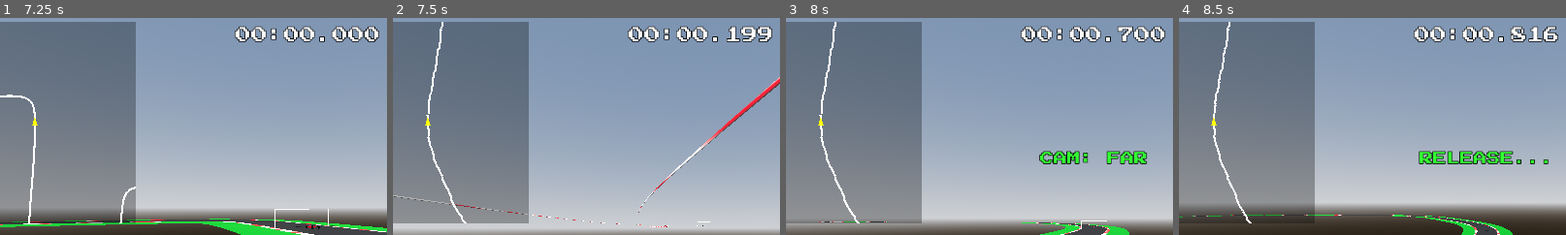
Above: before the commit, frames 1-4 (left to right).
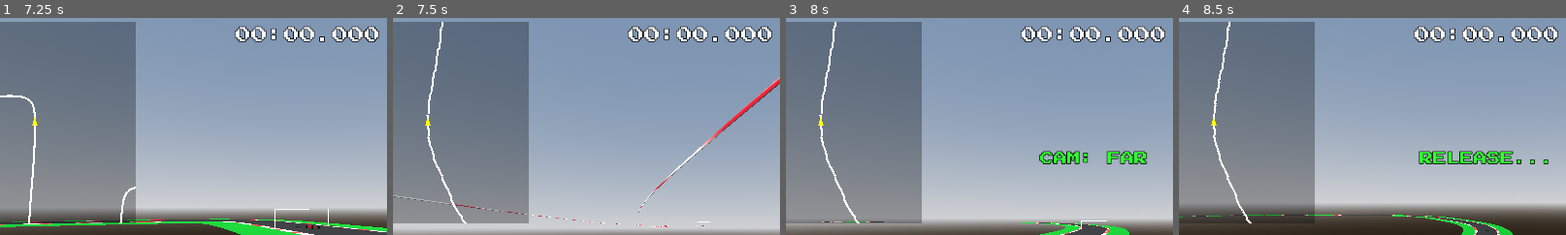
Above: after the commit, the same moments.

Repository: JosePedroDias/godot-trial-maniac
Game: Godot game, scene res://scenes/boot.tscn
The game is run twice, just before and just after one commit, with the same random seed, the same clock (stepped at 60 frames per second) and the same inputs.
Inputs (mouse positions are % of the whole screen's width and height, from its top left):
- Up to frame 1 (7.25 s): tap Enter at 0.5 s; move the mouse to (72, 45) at 0.52 s; hold Right (ui_right) 0.53-1.28 s; tap R at 0.6, 3.05, 3.6, 6.05 s; click (72, 45) at 0.67 s; tap 5 at 0.8, 1.35, 3.8, 4.35, 6.8 s; move the mouse to (30, 55) at 1.27 s; hold Down (ui_down) 1.28-2.03 s; tap C at 1.55, 2.1, 4.55, 5.1 s; move the mouse to (60, 28) at 2.02 s; hold Right (ui_right) 2.03-2.78 s; tap 6 at 2.3, 2.85, 5.3, 5.85 s; move the mouse to (45, 70) at 2.77 s; hold Up (ui_up) 2.78-3.53 s; click (45, 70) at 2.92 s; move the mouse to (80, 65) at 3.52 s; hold Left (ui_left) 3.53-5.03 s; move the mouse to (20, 35) at 4.27 s; move the mouse to (55, 50) at 5.02 s; hold Down (ui_down) 5.03-5.78 s; click (55, 50) at 5.17 s; move the mouse to (35, 25) at 5.77 s; hold Right (ui_right) 5.78-6.53 s; move the mouse to (72, 45) at 6.52 s; hold Up (ui_up) from 6.53 s (still down); tap 1 at 6.6 s
- Up to frame 2 (7.5 s): move the mouse to (30, 55) at 7.27 s; release Up (ui_up) at 7.28 s; hold Right (ui_right) from 7.28 s (still down); tap 2 at 7.35 s; click (30, 55) at 7.42 s
- Up to frame 3 (8 s): keep holding Right (ui_right); tap C at 7.55 s
- Up to frame 4 (8.5 s): move the mouse to (60, 28) at 8.02 s; release Right (ui_right) at 8.03 s; hold Down (ui_down) from 8.03 s (still down); tap 3 at 8.1 s; tap 6 at 8.3 s
The pictures show only the part of the screen within x 10-60%, y 2-52%; the shares and areas given below are measured in that part.

Frame 1 is identical in both runs. In frame 2, 0.5% of the frame differs, in the area x 85-98%, y 3-12%; in frame 3, 0.2%; in frame 4, 0.5%.

Commit message:
small fixes

Diff:
--- a/scripts/game_manager.gd
+++ b/scripts/game_manager.gd
@@ -109,6 +109,11 @@
 	print("Initializing scene: ", scene.name)
 	_replace_car_at_runtime()
 
+	current_state = RaceState.PRE_START
+	current_time = 0.0
+	state_changed.emit(current_state)
+	time_updated.emit(0.0)
+
 	var idx = tracks.find(scene_path)
 	if idx != -1:
 		current_track_index = idx
@@ -128,16 +133,16 @@
 	if event is InputEventKey and event.pressed and not event.is_echo():
 		match event.keycode:
 			KEY_ESCAPE: get_tree().quit()
-			KEY_R: reset_race()
+			KEY_R: reset_race() # TODO not working?
 			KEY_1: _prev_track()
 			KEY_2: _next_track()
 			KEY_3: _start_binding()
 			KEY_4: _toggle_ghost()
+			KEY_5: _toggle_sfx()
+			KEY_C: _toggle_camera()
+			KEY_6: _toggle_camera()
 			KEY_M: _toggle_map()
 			KEY_7: _toggle_map()
-			KEY_S: _toggle_sfx()
-			KEY_C: _toggle_camera()
-			KEY_6: _toggle_camera()
 			KEY_0: _toggle_fullscreen()
 			KEY_X: _clear_current_record()
 
@@ -365,6 +370,8 @@
 	_ghost_actor.name = "GhostCar"
 	_ghost_actor.set_script(load("res://scripts/ghost_car.gd"))
 	_ghost_actor.visible = ghost_enabled
+	if _ghost_actor is RigidBody3D:
+		_ghost_actor.freeze = true
 
 	var scene = get_tree().current_scene
 	scene.add_child(_ghost_actor)
--- a/scripts/ghost_car.gd
+++ b/scripts/ghost_car.gd
@@ -1,4 +1,4 @@
-extends Node3D
+extends RigidBody3D
 
 var ghost_data = [] # Array of snapshots { "b": body_transform, "w": [wheel_transforms] }
 var current_index = 0
@@ -13,9 +13,23 @@
 func _ready():
 	_set_transparent(self)
 	_setup_audio()
+	_disable_collision()
 
 	if GameManager:
 		GameManager.sfx_toggled.connect(_on_sfx_toggled)
+
+func _disable_collision():
+	# Now that we extend RigidBody3D, we can access these properties directly
+	self.collision_layer = 0
+	self.collision_mask = 0
+	self.freeze = true
+
+	for child in get_children():
+		if child is CollisionShape3D:
+			child.disabled = true
+		elif child is CollisionObject3D:
+			child.collision_layer = 0
+			child.collision_mask = 0
 
 func _on_sfx_toggled(enabled):
 	if not is_inside_tree(): return
Not shown, changed: .gitignore
Not shown, changed: README.md
